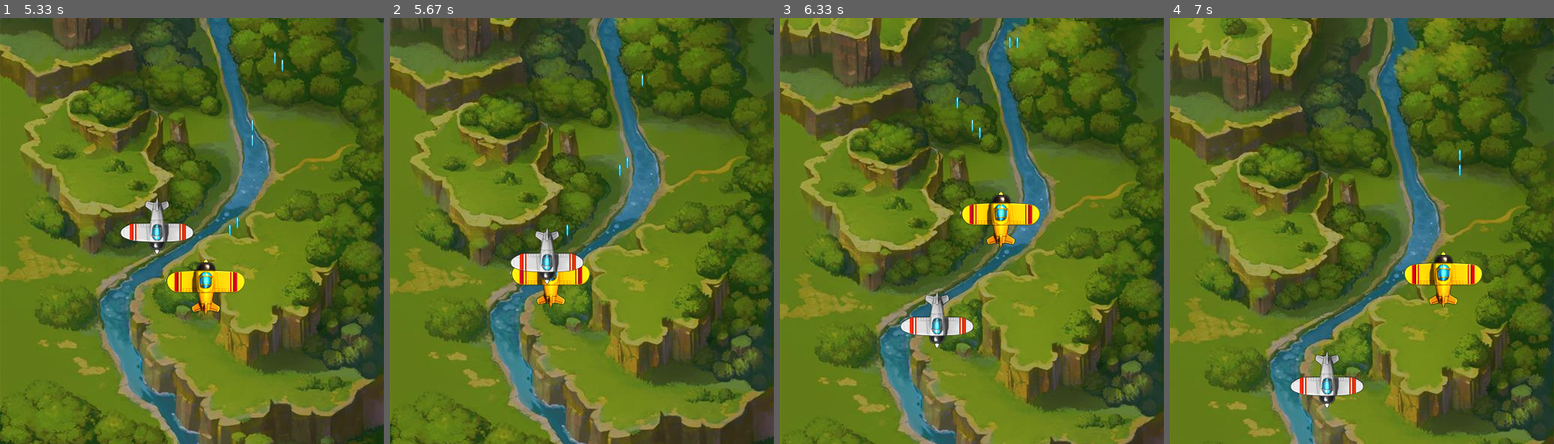
Above: before the commit, frames 1-4 (left to right).
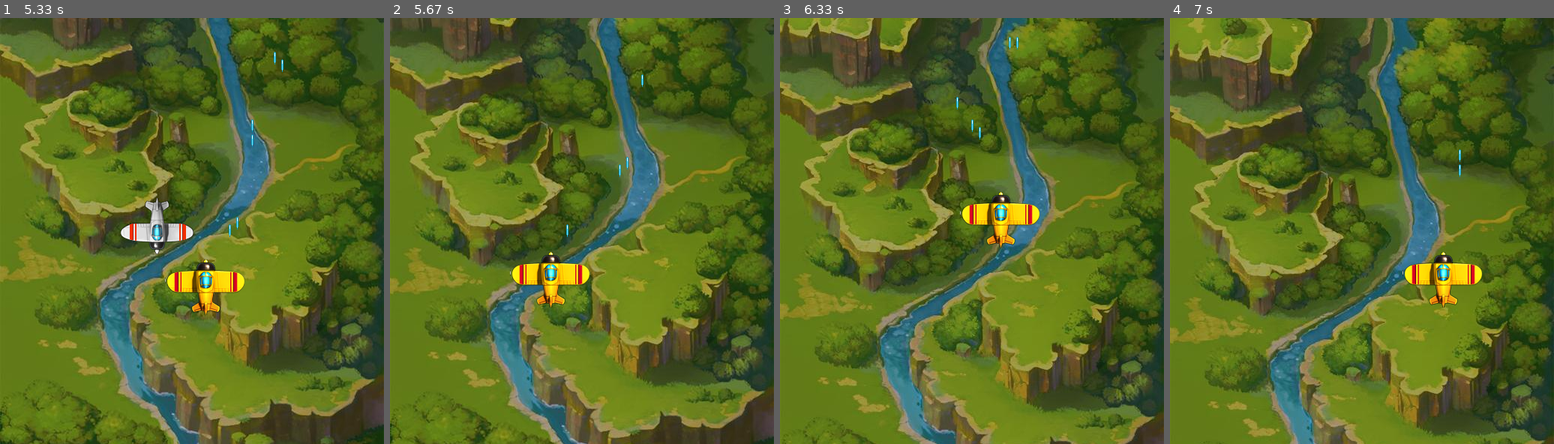
Above: after the commit, the same moments.

Repository: sogoodnow/python-study
Game: pygame game, started from week2/pygame2.py
Two runs of this game, one before a commit and one after it. Both use one fixed random seed, a clock stepped at 60 frames per second and the inputs below.
Inputs:
- Up to frame 1 (5.33 s): hold D 0.33-0.8 s; hold Up 0.33-0.8 s; hold Up 0.83-1.3 s; tap Space at 0.9, 1.2, 1.4, 1.7, 2.07, 2.47, 2.77, 2.97, 3.27, 3.47, 3.8, 4.1, 4.3, 4.6, 4.87, 5.2 s; hold Right 1.33-1.97 s; hold Down 2-2.37 s; hold Left 2.4-2.87 s; hold Right 2.9-3.37 s; hold Up 3.4-3.7 s; hold Right 3.73-4.2 s; hold Left 4.23-4.77 s; hold Down 4.8-5.1 s; hold Left from 5.13 s (still down)
- Up to frame 2 (5.67 s): release Left at 5.53 s; hold Up from 5.57 s (still down); tap Space at 5.63 s
- Up to frame 3 (6.33 s): release Up at 5.93 s; hold Right from 5.97 s (still down); tap Space at 6.03 s
- Up to frame 4 (7 s): tap Space at 6.33, 6.7 s; release Right at 6.6 s; hold Down from 6.63 s (still down)

Frame 1 is identical in both runs. In frame 2, 1.1% of the frame differs, in the area x 31-51%, y 49-63%; in frame 3, 1.1%; in frame 4, 1.1%, in the area x 31-51%, y 78-92%.

Commit message:
碰撞操作 game2

Diff:
--- a/week2/pygame2.py
+++ b/week2/pygame2.py
@@ -226,6 +226,14 @@
                     print("碰到了")
                     crs.display()
                     enemy_lis.remove(en)
+        # 遍历敌机与我及，判断是否碰撞
+        for en in enemy_lis:
+            # 进行碰撞检测
+            crs = Crash(hero ,en,screen_main)  # 传入检测对象
+            if crs.crashed():    # 如果碰撞则销毁子弹和敌机对象
+                print("碰到了")
+                crs.display()
+                enemy_lis.remove(en)
 
         #  画布控制，每次向+Y反向移动2，当到达一定位置后，重置位置
         m += 2
